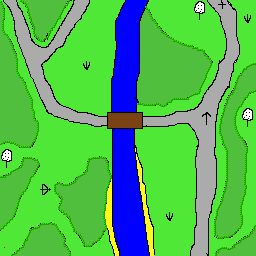
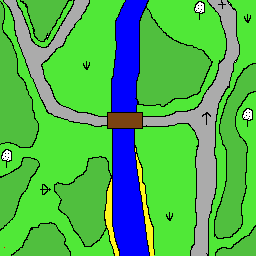
Layer changes from the first 256 × 256 image to the second:
hid "новый лес1" over [0, 0, 255, 255]
hid "новый лес" over [0, 0, 256, 256]
